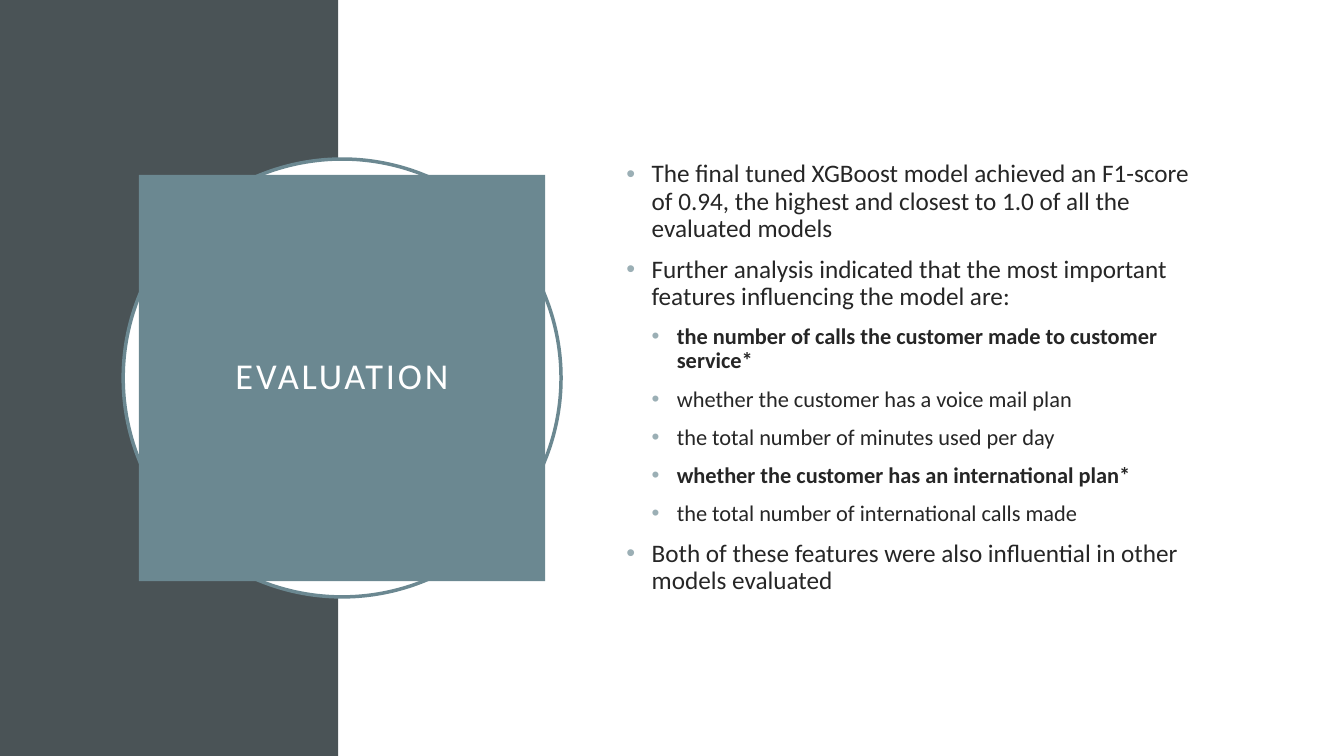
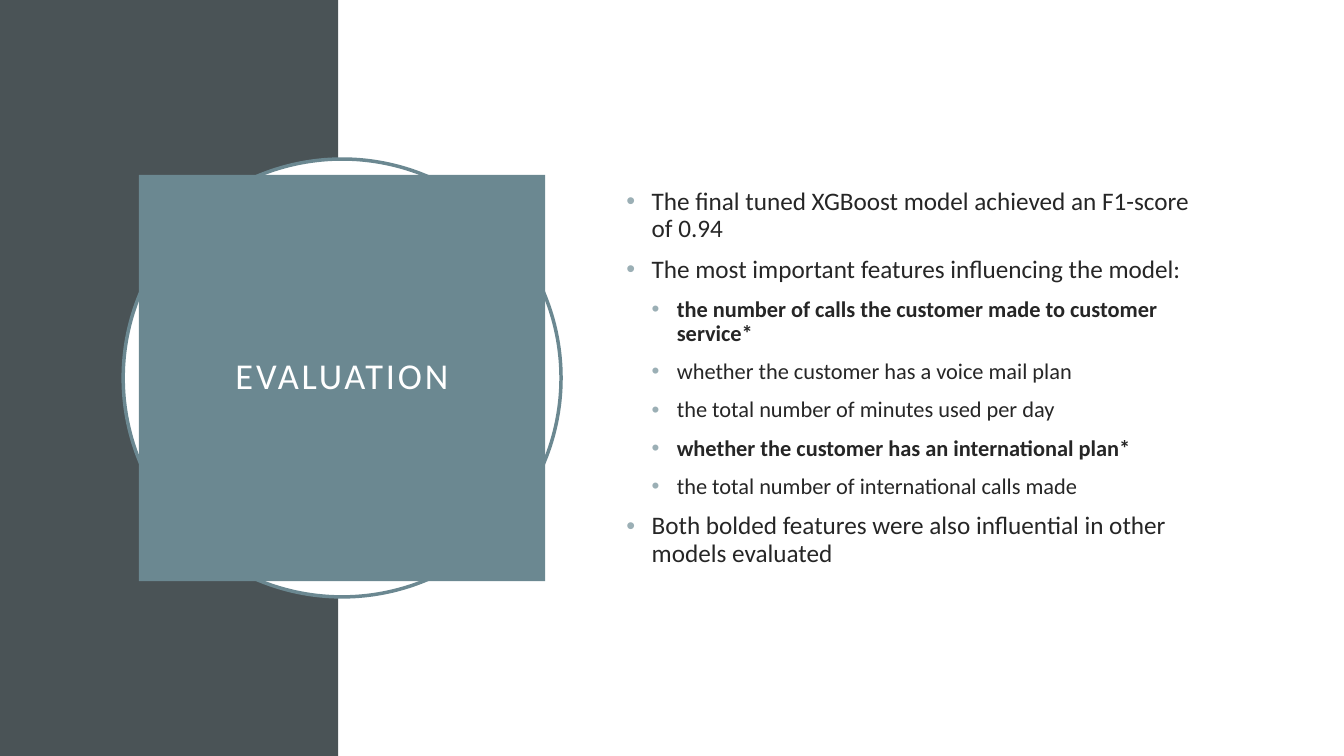
Before and after one commit to rfb-vibe/telecom-customer-churn, a slide deck: slide 9 of ppt-churn-presentation.pptx (slide 6 before the commit). Drawn at 1344x756 pixels with LibreOffice and Linux fonts; fonts in the diff are those of the drawing. Boxes give left, top, right and bottom in pixels: in the first picture for what was removed or moved away, otherwise in the second. Text is boxed around its words. In the diff, an @@ line names an element or a change of style, - is before the commit and + after.

```diff
--- a/ppt-churn-presentation.pptx
+++ b/ppt-churn-presentation.pptx
@@ text at bbox=[652, 192, 1189, 283]: text changed @@
-• The final tuned XGBoost model achieved an F1-score of 0.94, the highest and closest to 1.0 of all the evaluated models
-• Further analysis indicated that the most important features influencing the model are:
+• The final tuned XGBoost model achieved an F1-score of 0.94
+• The most important features influencing the model:
@@ text at bbox=[652, 516, 1165, 562]: text changed @@
-• Both of these features were also influential in other models evaluated
+• Both bolded features were also influential in other models evaluated
```
Also in this commit, not shown: 3 slides added, 1 slide removed, 12 other files.
